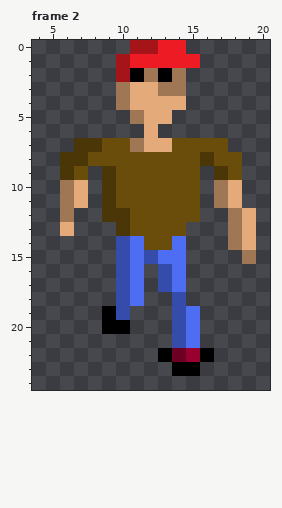
One commit to this animated GIF sprite: mc_walking_down.gif. Above is the file before it was changed.
The file is 25x25 pixels, 2 frames. Shown: frame 2: x 4..20, y 0..24. The commit also changed other frames, which this record leaves out.
After:
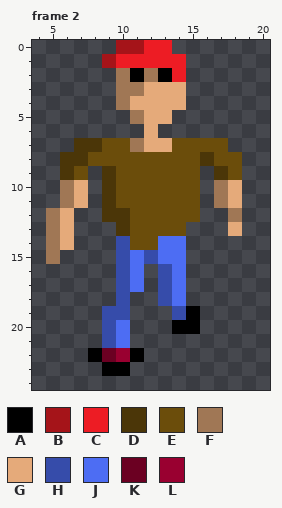
Palette (. is transparent): A #000000  B #a51419  C #ed1c24  D #4b3608  E #6b4d0b  F #a07755  G #e5aa7a  H #364caa  J #4d6df3  K #6b0022  L #990030
Diff:
Changed rows in their new state; - is an unchanged pixel.
Frame 2:
first column x 9:
 0 -B-C-.-
 1 BC----.
 2 -F---C-
 3 --F-GG-
first column x 5:
12 FG------------.
13 F------------G.
14 FG----E-J----..
15 F-------------.
18 ------.-HJ-----
19 ----H-----A----
20 ----HJ---AA----
21 ----HJ---..----
22 ---AKLA-....---
23 ----AA---..----
